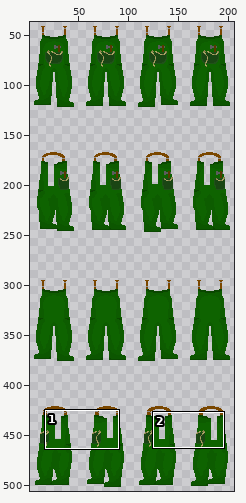
File history of a sprite sheet, assets/playerCustom/clothingOver/dredgersGreen.png. The first picture is a wide view before the edit; the outline marks the close-up.
Close-up. Earlier state:
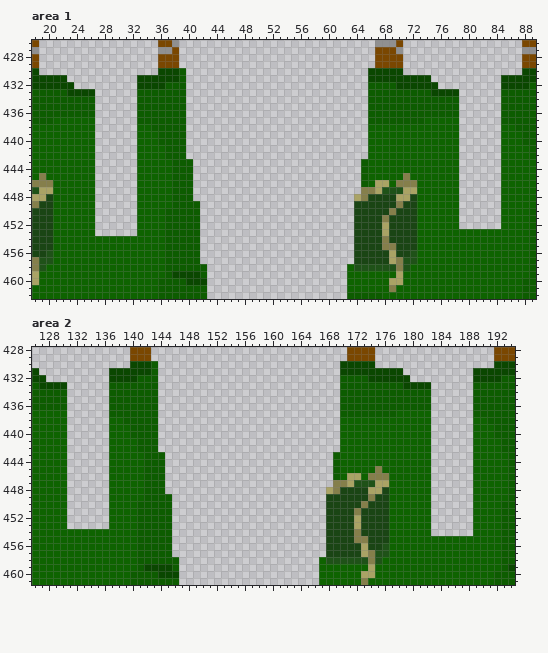
The file is 208x508 pixels. Colours within 5 levels of each other are drawn and written as one. Shown: area 1: x 18..89, y 426..462; area 2: x 126..194, y 428..461. The wide view leaves out empty margins. The commit also changed other parts of the picture, which this record leaves out.
Now the later version:
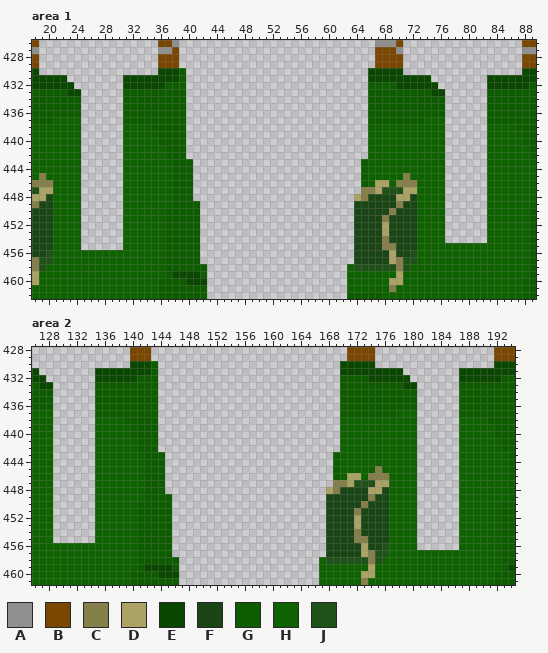
Palette (. is transparent): A #909090  B #7a4700  C #857f4b  D #aaa365  E #0a4700  F #1a4514  G #0d5c00  H #0e6300  J #1f5218
Edits made:
Changed rows in their new state; - is an unchanged pixel.
Area 1:
first column x 25:
431 ------EE--------------------------------------------------EE
432 ------EE--------------------------------------------------EE
433 ..----GG--------------------------------------------..----GG
434 ..----GG--------------------------------------------..----GG
435 ..----GG--------------------------------------------..----GG
436 ..----GG--------------------------------------------..----GG
437 ..----GG--------------------------------------------..----GG
438 ..----HH--------------------------------------------..----HH
439 ..----HH--------------------------------------------..----HH
440 ..----HH--------------------------------------------..----HH
441 ..----HH--------------------------------------------..----HH
442 ..----HH--------------------------------------------..----HH
443 ..----HH--------------------------------------------..----HH
444 ..----HH--------------------------------------------..----HH
445 ..----HH--------------------------------------------..----HH
446 ..----HH--------------------------------------------..----HH
447 ..----HH--------------------------------------------..----HH
448 ..----HH--------------------------------------------..----HH
449 ..----HH--------------------------------------------..----HH
450 ..----HH--------------------------------------------..----HH
451 ..----HH--------------------------------------------..----HH
452 ..----HH--------------------------------------------..----HH
453 ..----HH--------------------------------------------......--
454 ......----------------------------------------------......--
455 ......------------------------------------------------------
Area 2:
first column x 129:
431 ------EE--------------------------------------------------EE
432 ------EE--------------------------------------------------EE
433 ..----GG--------------------------------------------..----GG
434 ..----GG--------------------------------------------..----GG
435 ..----GG--------------------------------------------..----GG
436 ..----GG--------------------------------------------..----GG
437 ..----GG--------------------------------------------..----GG
438 ..----HH--------------------------------------------..----HH
439 ..----HH--------------------------------------------..----HH
440 ..----HH--------------------------------------------..----HH
441 ..----HH--------------------------------------------..----HH
442 ..----HH--------------------------------------------..----HH
443 ..----HH--------------------------------------------..----HH
444 ..----HH--------------------------------------------..----HH
445 ..----HH--------------------------------------------..----HH
446 ..----HH--------------------------------------------..----HH
447 ..----HH--------------------------------------------..----HH
448 ..----HH--------------------------------------------..----HH
449 ..----HH--------------------------------------------..----HH
450 ..----HH--------------------------------------------..----HH
451 ..----HH--------------------------------------------..----HH
452 ..----HH--------------------------------------------..----HH
453 ..----HH--------------------------------------------..----HH
454 ......----------------------------------------------..----HH
455 ......----------------------------------------------......--
456 ----------------------------------------------------......--
